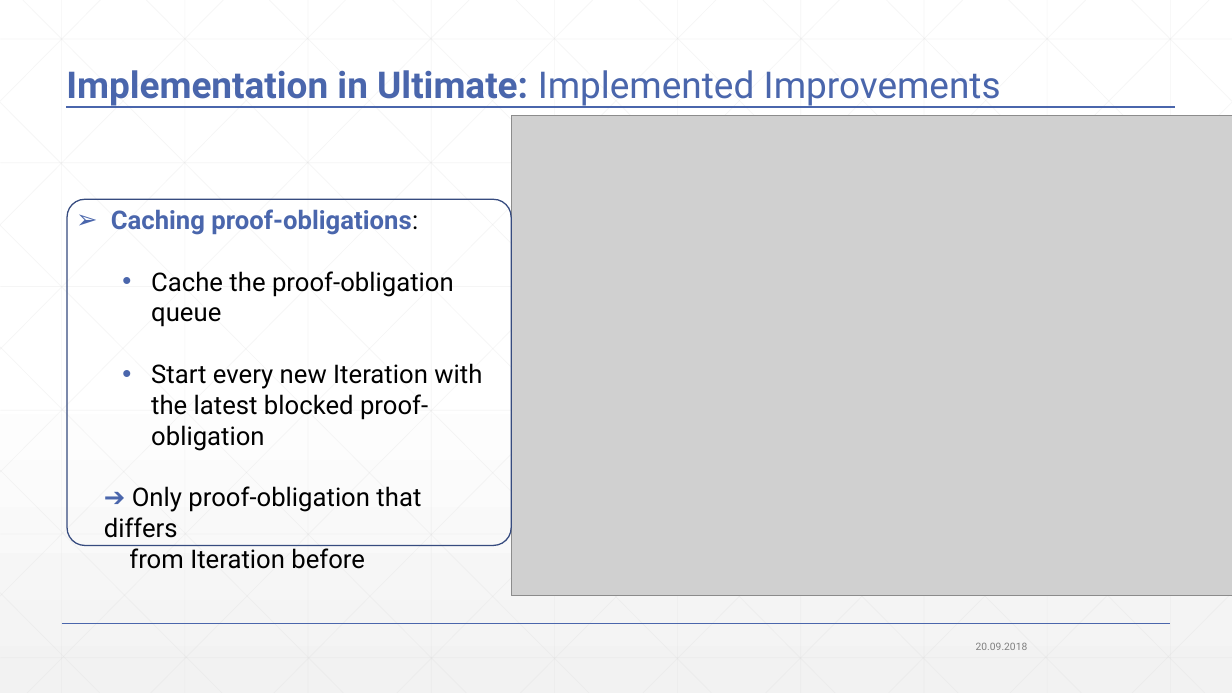
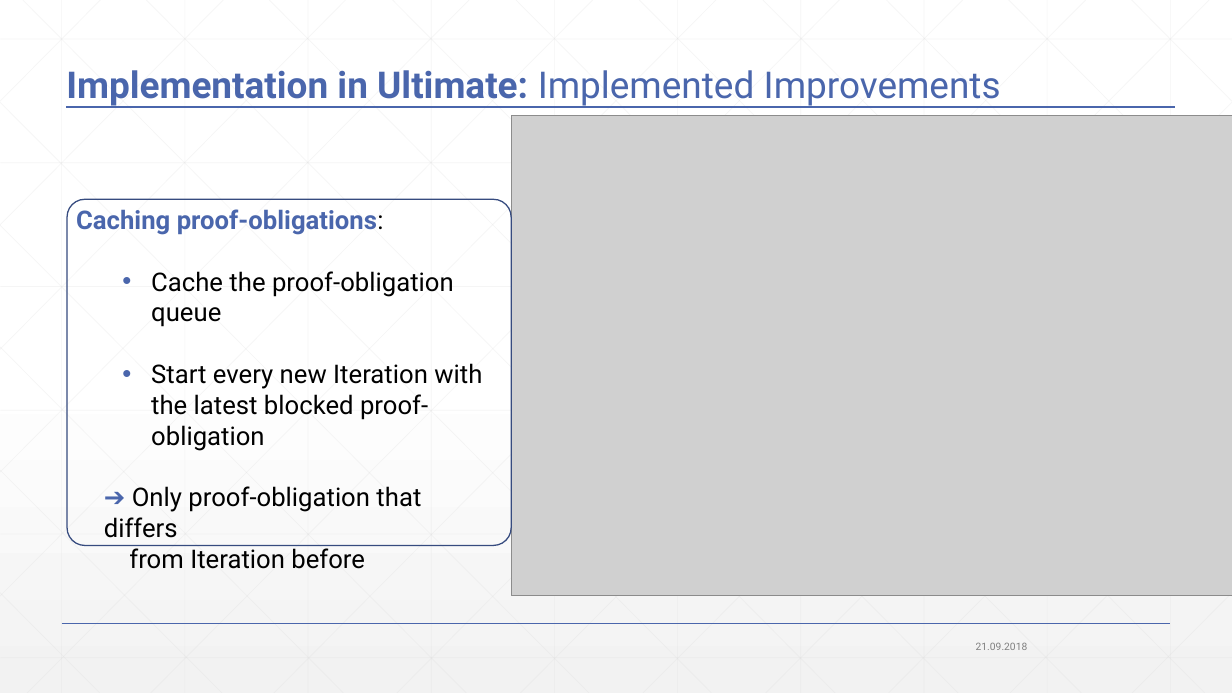
Before and after one commit to JonasWerner/BachelorThesis, a slide deck: slide 72 of Presentation/pdr_presentation_v2.pptx. Drawn at 1232x693 pixels with LibreOffice and Linux fonts; fonts in the diff are those of the drawing; grey boxes stand for pictures. Boxes give left, top, right and bottom in pixels: in the first picture for what was removed or moved away, otherwise in the second. Text is boxed around its words. In the diff, an @@ line names an element or a change of style, - is before the commit and + after.

```diff
--- a/Presentation/pdr_presentation_v2.pptx
+++ b/Presentation/pdr_presentation_v2.pptx
@@ text at [76, 209, 384, 235]: bullet ➢ to none @@
@@ text at [976, 643, 1028, 650]: text changed @@
-20.09.2018
+21.09.2018
```
Also in this commit, not shown: 80 other slides changed, 1 slide added, 1 other file.
